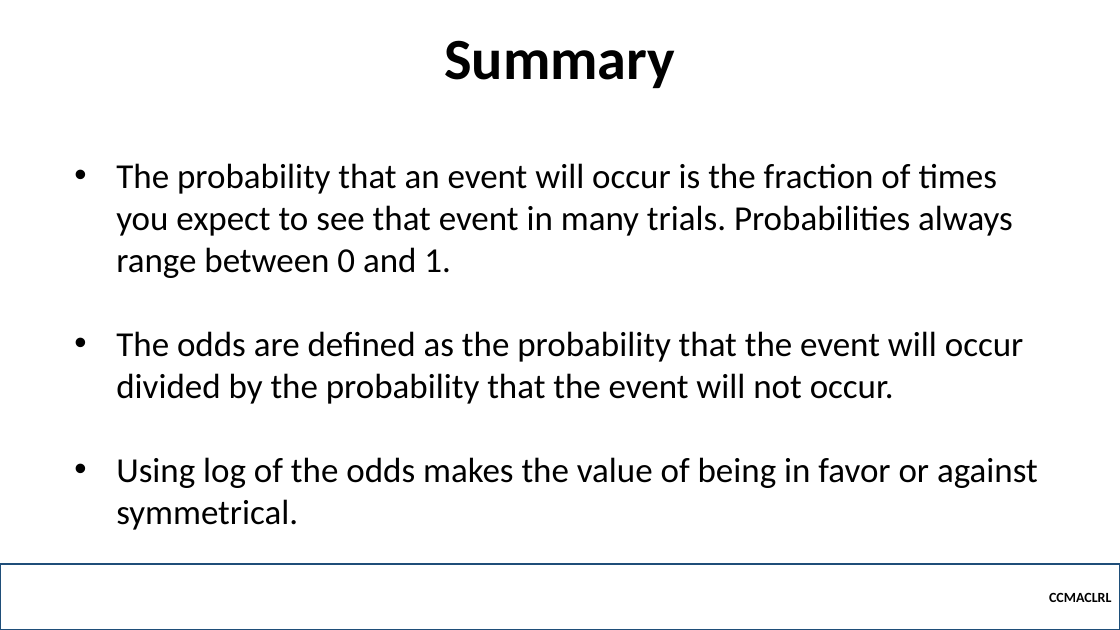
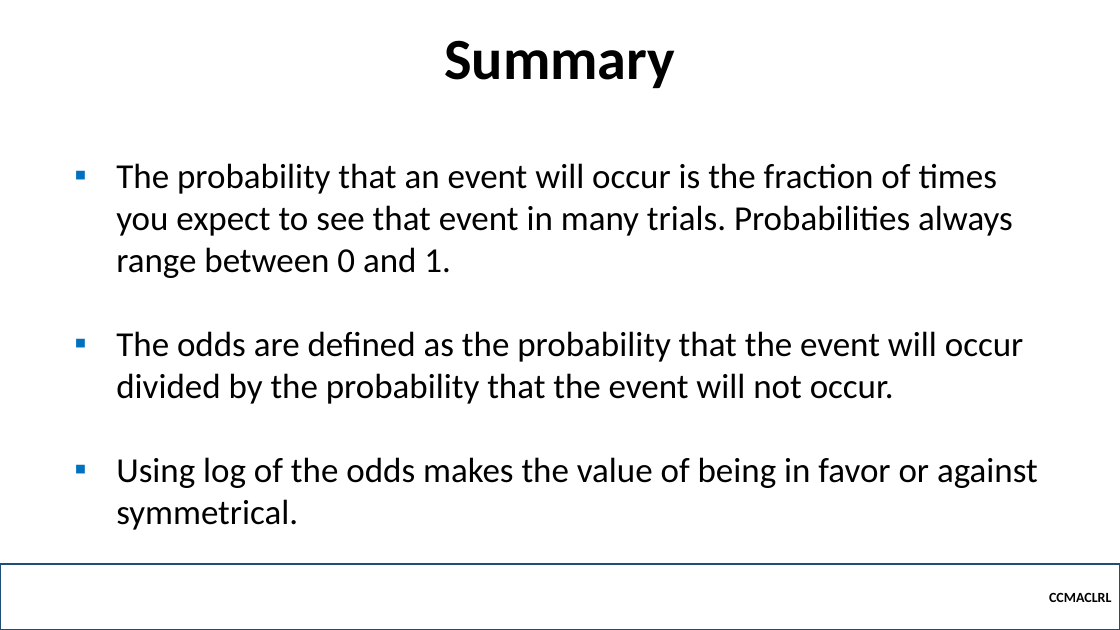
Before and after one commit to robitussin/CCMACLRL, a slide deck: slide 56 of 5 - Logistic Regression/Odds and Probability.pptx. Drawn at 1120x630 pixels with LibreOffice and Linux fonts; fonts in the diff are those of the drawing; background and template pictures are left out. Boxes give left, top, right and bottom in pixels: in the first picture for what was removed or moved away, otherwise in the second. Text is boxed around its words. In the diff, an @@ line names an element or a change of style, - is before the commit and + after.

```diff
--- a/5 - Logistic Regression/Odds and Probability.pptx
+++ b/5 - Logistic Regression/Odds and Probability.pptx
@@ text "The probability that an event ..." at [116, 163, 1038, 530]: bullet • to ▪ @@
```
Also in this commit, not shown: 31 other slides changed, 1 other file.
